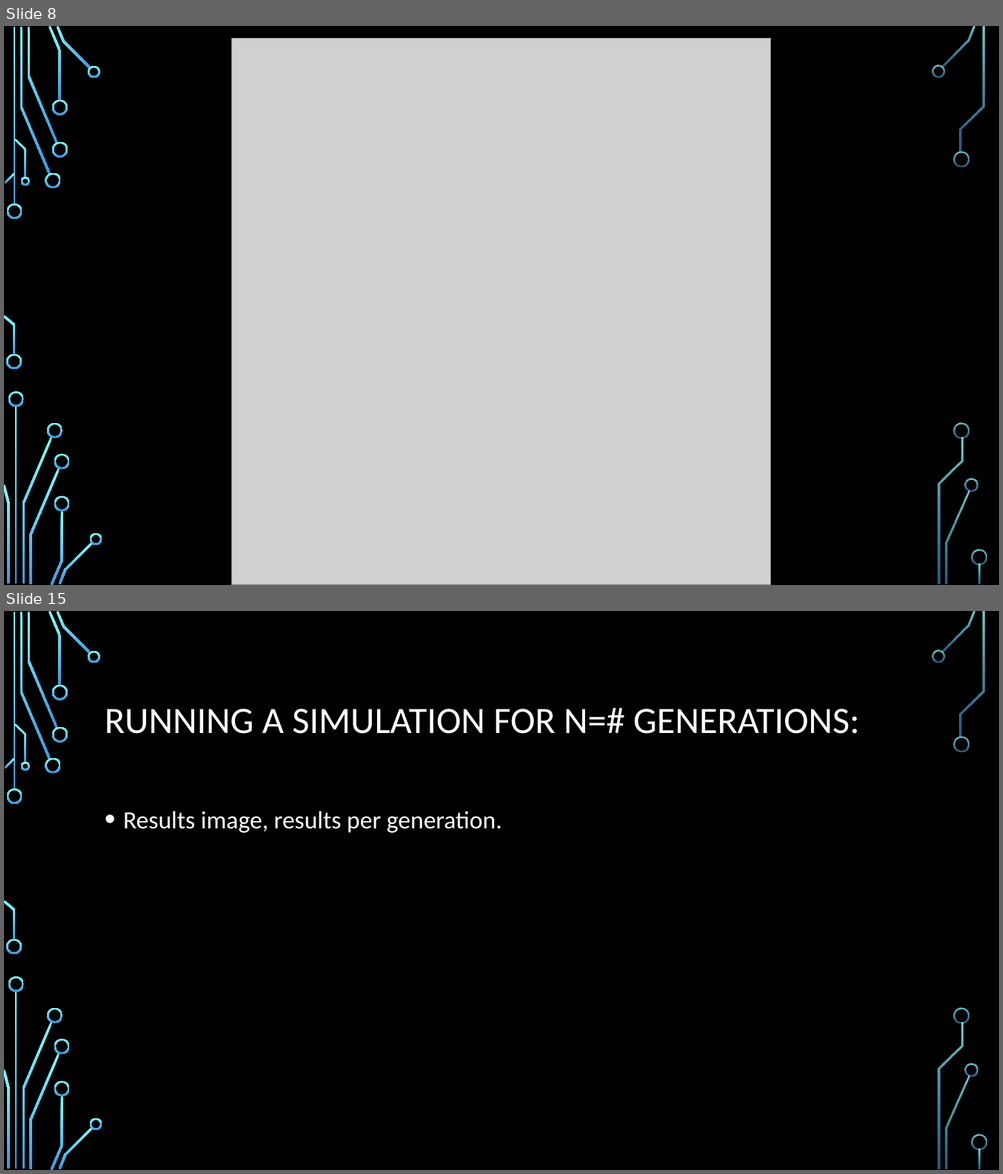
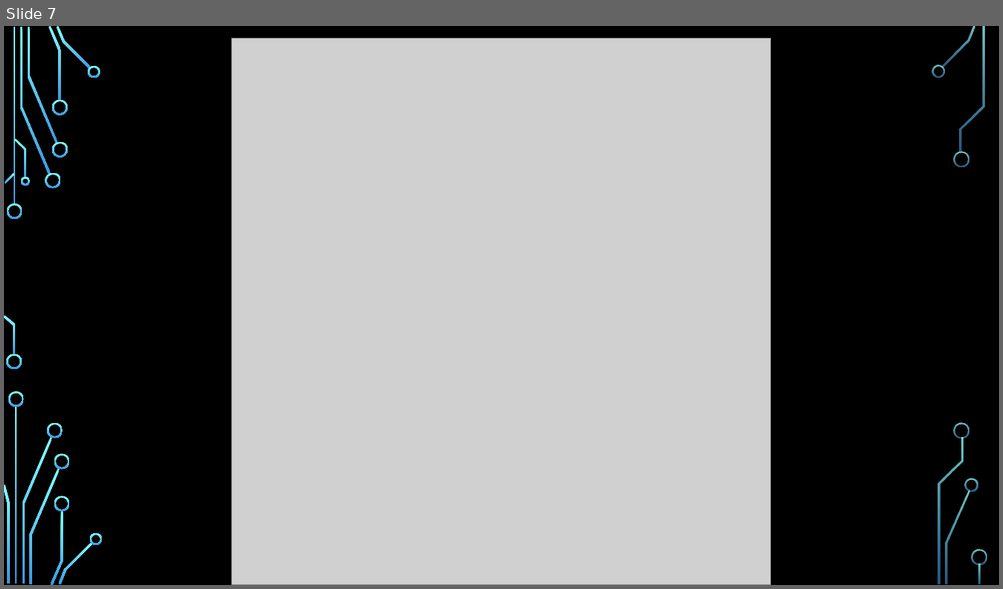
Before and after one commit to saleisha57/Bioinformatics_Final, a slide deck: Aleisha PowerPoint Edit.pptx. Shown one above the other, each under a label of ours: slides 8 and 15 before the commit, slide 7 after it; the slides between them are not shown. The pictures are 1003x1174 and 1003x589 pixels, drawn with LibreOffice and Linux fonts; fonts in the diff are those of the drawing; grey boxes stand for pictures; background and template pictures are left out. Boxes give left, top, right and bottom in pixels: in the first picture for what was removed or moved away, otherwise in the second. Text is boxed around its words. In the diff, an @@ line names an element or a change of style, - is before the commit and + after.

```diff
--- a/Aleisha PowerPoint Edit.pptx
+++ b/Aleisha PowerPoint Edit.pptx
@@ slide 15 removed at bbox=[4, 611, 999, 1170], background picture (left out); not listed: 36 template elements that a slide beside it also shows @@
@@ title removed at bbox=[105, 708, 859, 734] @@
-RUNNING A SIMULATION FOR N=# GENERATIONS:
@@ text removed at bbox=[123, 811, 502, 833] @@
-• Results image, results per generation.
@@ what was slide 8 is now slide 7 @@
```
Also in this commit, not shown: 9 slides changed, 13 slides added, 3 other slides removed, 1 other file.
